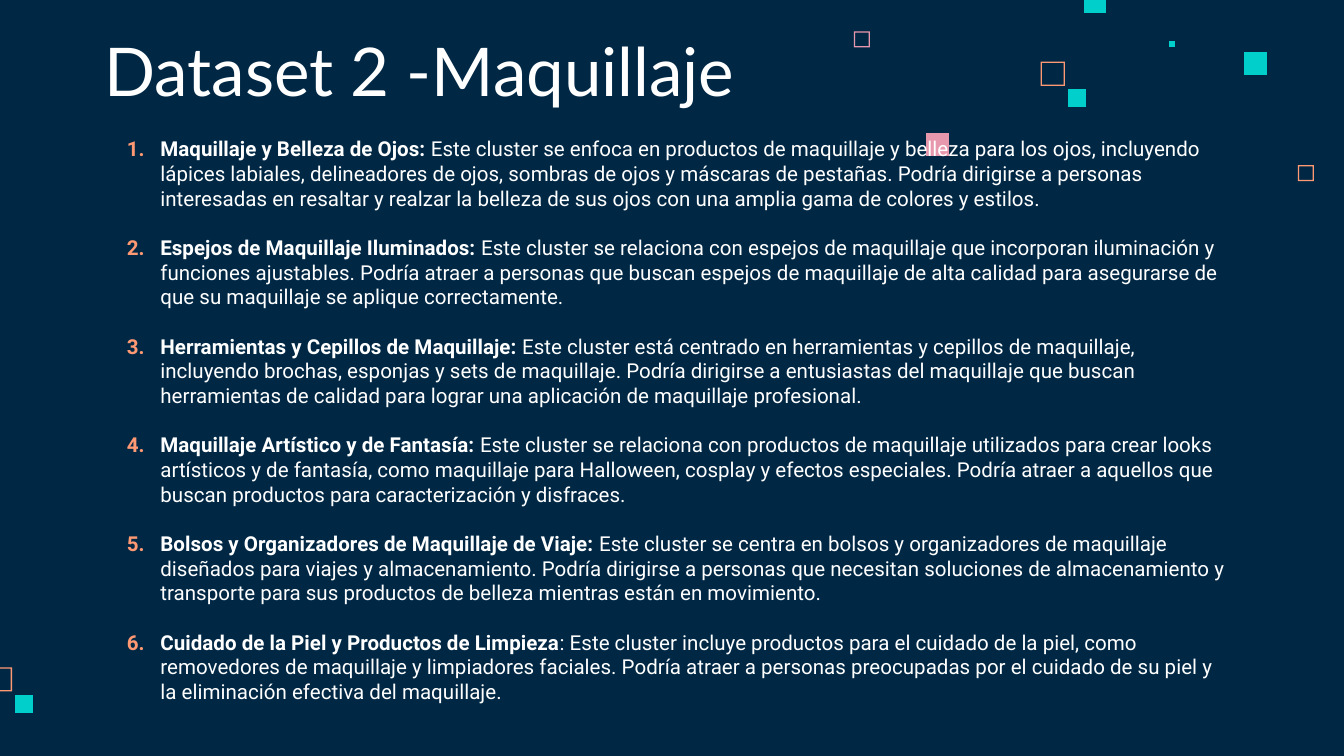
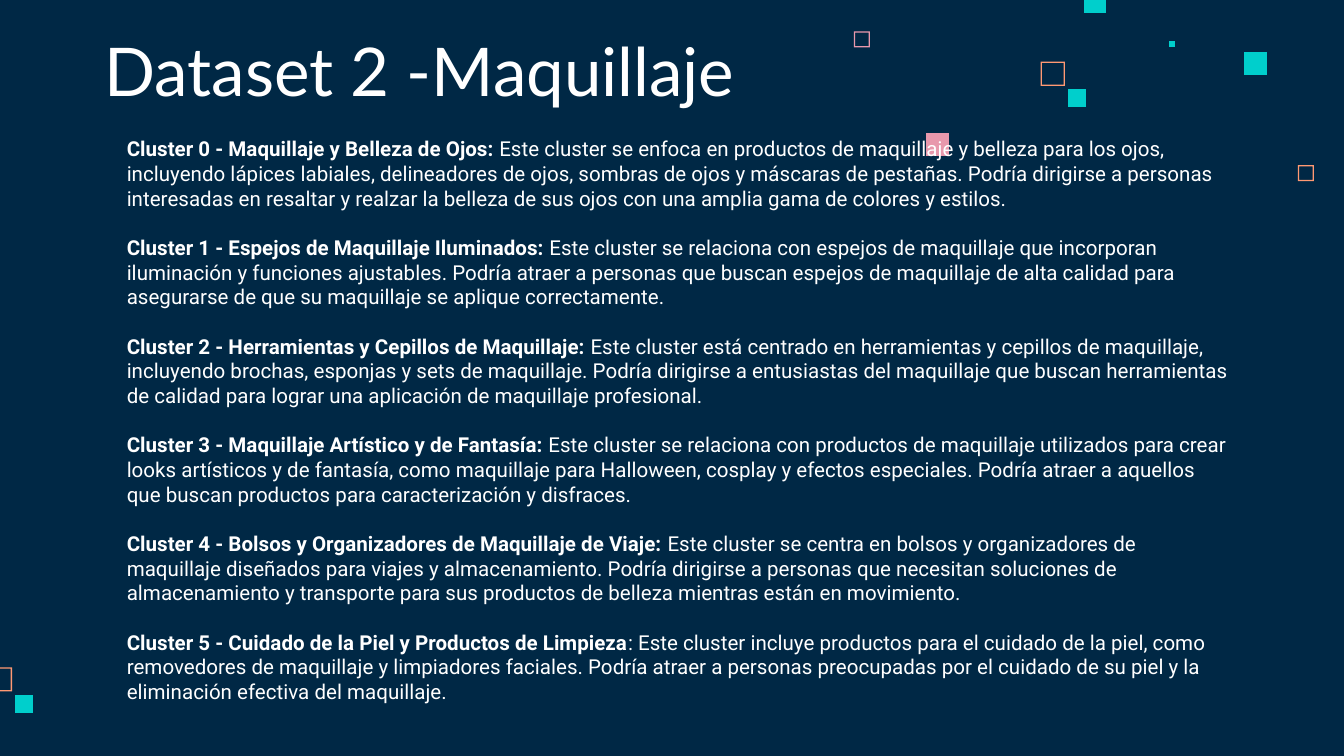
Before and after one commit to ChrissValdez/Proyecto_Integrador, a slide deck: slide 19 of Proyecto_integrador.pptx. Drawn at 1344x756 pixels with LibreOffice and Linux fonts; fonts in the diff are those of the drawing. Boxes give left, top, right and bottom in pixels: in the first picture for what was removed or moved away, otherwise in the second. Text is boxed around its words. In the diff, an @@ line names an element or a change of style, - is before the commit and + after.

```diff
--- a/Proyecto_integrador.pptx
+++ b/Proyecto_integrador.pptx
@@ text at (127, 137, 1227, 679): text changed @@
-1. Maquillaje y Belleza de Ojos: Este cluster se enfoca en productos de maquillaje y belleza para los ojos, incluyendo lápices labiales, delineadores de ojos, sombras de ojos y máscaras de pestañas. Podría dirigirse a personas interesadas en resaltar y realzar la belleza de sus ojos con una amplia gama de colores y estilos.
-2. Espejos de Maquillaje Iluminados: Este cluster se relaciona con espejos de maquillaje que incorporan iluminación y funciones ajustables. Podría atraer a personas que buscan espejos de maquillaje de alta calidad para asegurarse de que su maquillaje se aplique correctamente.
-3. Herramientas y Cepillos de Maquillaje: Este cluster está centrado en herramientas y cepillos de maquillaje, incluyendo brochas, esponjas y sets de maquillaje. Podría dirigirse a entusiastas del maquillaje que buscan herramientas de calidad para lograr una aplicación de maquillaje profesional.
-4. Maquillaje Artístico y de Fantasía: Este cluster se relaciona con productos de maquillaje utilizados para crear looks artísticos y de fantasía, como maquillaje para Halloween, cosplay y efectos especiales. Podría atraer a aquellos que buscan productos para caracterización y disfraces.
-5. Bolsos y Organizadores de Maquillaje de Viaje: Este cluster se centra en bolsos y organizadores de maquillaje diseñados para viajes y almacenamiento. Podría dirigirse a personas que necesitan soluciones de almacenamiento y transporte para sus productos de belleza mientras están en movimiento.
-6. Cuidado de la Piel y Productos de Limpieza: Este cluster incluye productos para el cuidado de la piel, como removedores de maquillaje y limpiadores faciales. Podría atraer a personas preocupadas por el cuidado de su piel y la eliminación efectiva del maquillaje.
+Cluster 0 - Maquillaje y Belleza de Ojos: Este cluster se enfoca en productos de maquillaje y belleza para los ojos, incluyendo lápices labiales, delineadores de ojos, sombras de ojos y máscaras de pestañas. Podría dirigirse a personas interesadas en resaltar y realzar la belleza de sus ojos con una amplia gama de colores y estilos.
+Cluster 1 - Espejos de Maquillaje Iluminados: Este cluster se relaciona con espejos de maquillaje que incorporan iluminación y funciones ajustables. Podría atraer a personas que buscan espejos de maquillaje de alta calidad para asegurarse de que su maquillaje se aplique correctamente.
+Cluster 2 - Herramientas y Cepillos de Maquillaje: Este cluster está centrado en herramientas y cepillos de maquillaje, incluyendo brochas, esponjas y sets de maquillaje. Podría dirigirse a entusiastas del maquillaje que buscan herramientas de calidad para lograr una aplicación de maquillaje profesional.
+Cluster 3 - Maquillaje Artístico y de Fantasía: Este cluster se relaciona con productos de maquillaje utilizados para crear looks artísticos y de fantasía, como maquillaje para Halloween, cosplay y efectos especiales. Podría atraer a aquellos que buscan productos para caracterización y disfraces.
+Cluster 4 - Bolsos y Organizadores de Maquillaje de Viaje: Este cluster se centra en bolsos y organizadores de maquillaje diseñados para viajes y almacenamiento. Podría dirigirse a personas que necesitan soluciones de almacenamiento y transporte para sus productos de belleza mientras están en movimiento.
+Cluster 5 - Cuidado de la Piel y Productos de Limpieza: Este cluster incluye productos para el cuidado de la piel, como removedores de maquillaje y limpiadores faciales. Podría atraer a personas preocupadas por el cuidado de su piel y la eliminación efectiva del maquillaje.
```
Also in this commit, not shown: 4 other slides changed.
